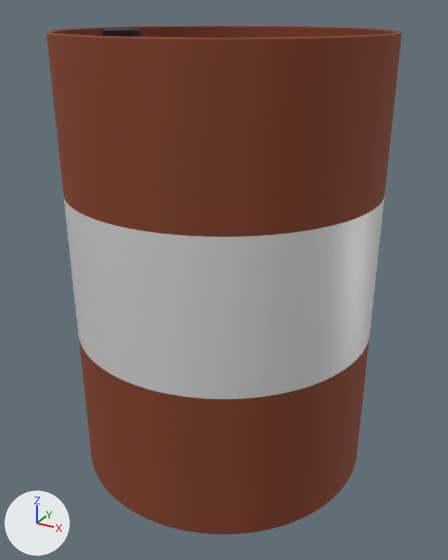
Renders of the Blender file barrel.blend from each side of a commit.
Camera for both pictures: a 50 mm camera at (1.7, -3.1, 2.72) aimed at (0.02, -0.05, 1.19). The lights are fixed; the arrows at lower left show +X, +Y and +Z.

Names of what the first picture shows: 'Barrel'.
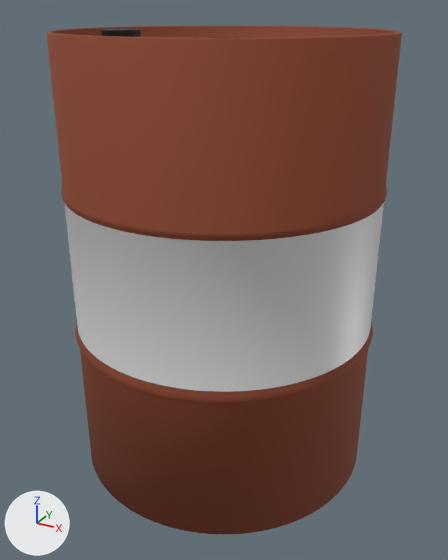
Edits to the bpy script that builds the scene:
```text
Change me_cylinder:
    used by ob_barrel; location = (0.0, 0.0, 0.0); scale = (0.908, 0.908, 1.3)
    remove me_cylinder.from_pydata(...)  # 1408 vertices, 1282 faces; spans x -1.0..1.0, y -1.0..1.0, z 0.0..2.01
    add me_cylinder.from_pydata(...)  # 2432 vertices, 2306 faces; spans x -1.02..1.02, y -1.02..1.02, z 0.0..2.01
    me_cylinder part 1: 244 vertices moved from x -1.0..1.0, y -1.0..1.0, z 0.7..1.37 to x -1.0..1.0, y -1.0..1.0, z 0.67..1.39; 12 vertices removed from x -0.74..0.74, y -0.74..0.74, z 0.7..1.37; 1036 vertices added at x -1.02..1.02, y -1.02..1.02, z 0.67..1.39
    me_cylinder part 2: 1130 kept faces spanning x -1.0..1.0, y -1.0..1.0, z 0.0..2.01 are now shaded smooth
```

Where the change shows, as pixel boxes [x1, y1, x2, y2] in the pictures (448 x 560 px):
part 1 of me_cylinder, built on: [46, 33, 392, 534] in both
part 2 of me_cylinder, shading changed: [47, 26, 394, 39] in both
